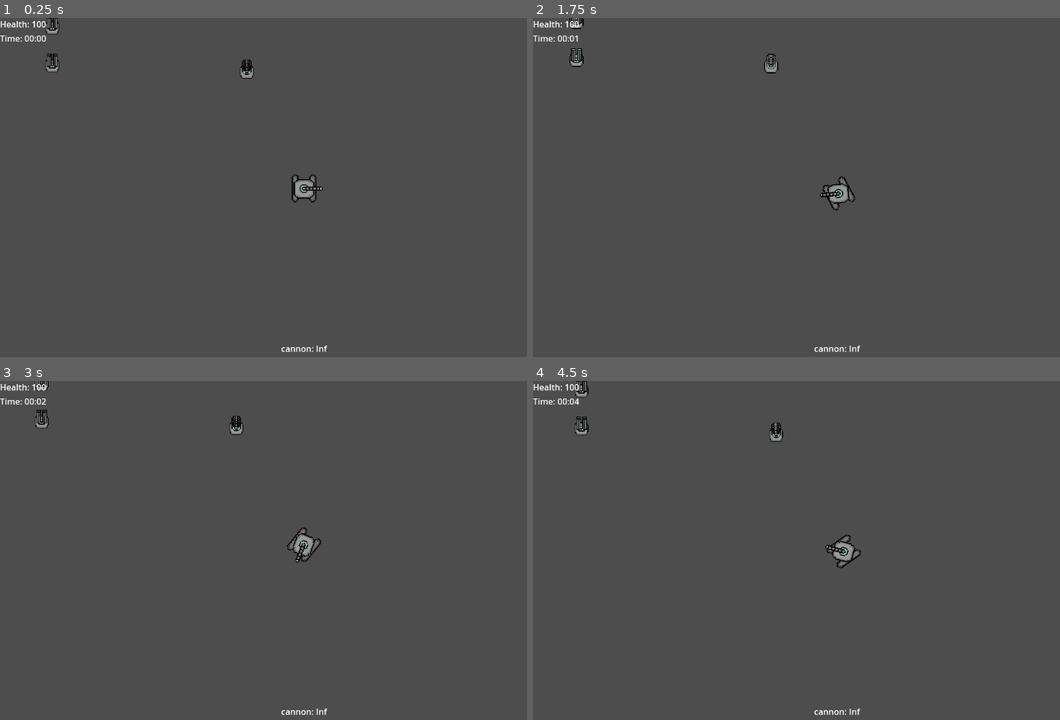
Above: before the commit, frames 1-4 (two rows, left to right).
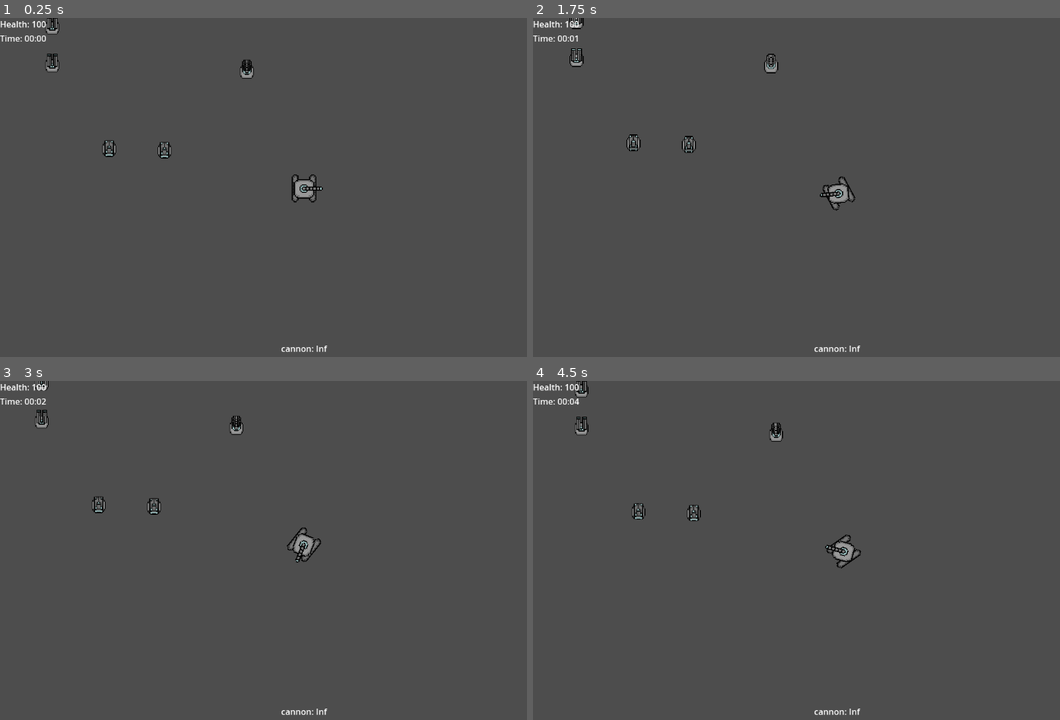
Above: after the commit, the same moments.

Repository: ThomasRieger/Godot_Red-Planet
Game: Godot game, scene res://main.tscn
The game is run twice, just before and just after one commit, with the same random seed, the same clock (stepped at 60 frames per second) and the same inputs. The engine's default icon, where the game draws it, is replaced by a stand-in: a white triangle on a blue panel in a dark square.
Inputs (mouse positions are in pixels of both pictures, inside the frame that each line leads up to):
- Up to frame 1 (0.25 s): no input
- Up to frame 2 (1.75 s): tap Enter at 0.5 s; move the mouse to (970, 170) at 0.52 s; tap A (a) at 0.6 s; click (970, 170) at 0.67 s; tap D (d) at 0.8, 1.35 s; move the mouse to (717, 204) at 1.27 s; click (717, 204) at 1.42 s; tap S (s) at 1.55 s
- Up to frame 3 (3 s): move the mouse to (363, 475) at 2.02 s; tap S (s) at 2.1 s; click (363, 475) at 2.17 s; tap W (w) at 2.3, 2.85 s; move the mouse to (274, 618) at 2.77 s; click (274, 618) at 2.92 s
- Up to frame 4 (4.5 s): tap A (a) at 3.05, 3.6 s; move the mouse to (1017, 601) at 3.52 s; click (1017, 601) at 3.67 s; tap D (d) at 3.8, 4.35 s; move the mouse to (654, 499) at 4.27 s; click (654, 499) at 4.42 s

The runs differ from the first frame. In frame 1, 0.2% of the frame differs, in the area x 19-33%, y 36-42%; in frame 2, 0.2%, in the area x 17-31%, y 34-40%; in frame 3, 0.2%; in frame 4, 0.2%.

Commit message:
add RocketCannon and Dummy

Diff:
--- /dev/null
+++ b/Enemy/DummyEnemy.gd
@@ -0,0 +1,14 @@
+extends Area2D
+
+var health = 100
+
+func _ready():
+	add_to_group("enemy")  # Ensure the enemy is in the "enemy" group
+	print("DummyEnemy added to group 'enemy' at position: ", global_position)
+
+func take_damage(damage: int):
+	health -= damage
+	print("DummyEnemy took ", damage, " damage. Remaining health: ", health)
+	if health <= 0:
+		print("DummyEnemy destroyed!")
+		queue_free()
--- /dev/null
+++ b/Enemy/DummyEnemy.tscn
@@ -0,0 +1,18 @@
+[gd_scene load_steps=4 format=3 uid="uid://jofauxsyugnm"]
+
+[ext_resource type="Texture2D" uid="uid://df8res1ykqdc4" path="res://icon.svg" id="1_te4ga"]
+[ext_resource type="Script" uid="uid://thrkiqtcohbp" path="res://Enemy/DummyEnemy.gd" id="1_u8rfm"]
+
+[sub_resource type="CapsuleShape2D" id="CapsuleShape2D_u8rfm"]
+
+[node name="DummyEnemy" type="Area2D"]
+collision_layer = 2
+collision_mask = 4
+script = ExtResource("1_u8rfm")
+
+[node name="Sprite2D" type="Sprite2D" parent="."]
+scale = Vector2(0.1875, 0.234375)
+texture = ExtResource("1_te4ga")
+
+[node name="CollisionShape2D" type="CollisionShape2D" parent="."]
+shape = SubResource("CapsuleShape2D_u8rfm")
--- a/Player.gd
+++ b/Player.gd
@@ -7,8 +7,8 @@
 @onready var machine_gun_sprite = $Head/MachineGunSprite
 @onready var shotgun_sprite = $Head/ShotgunSprite
 @onready var lazer_cannon_sprite = $Head/LazerSprite
+@onready var rocket_cannon_sprite = $Head/RocketCannonSprite  # New rocket cannon sprite
 @onready var bullet_spawn_point = $Head/BulletSpawnPoint
-
 var health = 100
 var weapons = [
 	{"name": "cannon", "ammo": -1},
@@ -20,10 +20,12 @@
 var current_weapon = 0
 var bullet_scene = preload("res://Weapon/Bullet.tscn")
 var lazer_scene = preload("res://Weapon/Lazer.tscn")
+var rocket_scene = preload("res://Weapon/Rocket.tscn")  # New rocket scene
 var can_shoot = true
-var shoot_cooldown = 1.0
-var machine_gun_cooldown = 0.1
-var lazer_cannon_cooldown = 1.5
+var shoot_cooldown = 1.0  # Cooldown for cannon and shotgun
+var machine_gun_cooldown = 0.1  # Faster cooldown for machine gun
+var lazer_cannon_cooldown = 1.5  # Cooldown for lazer cannon
+var rocket_cannon_cooldown = 2.0  # Slower cooldown for rocket cannon
 var is_shooting = false
 
 signal weapon_changed(slot, weapon_name, ammo)
@@ -164,11 +166,9 @@
 		can_shoot = true
 
 	elif weapons[current_weapon]["name"] == "lazer_cannon" and weapons[current_weapon]["ammo"] > 0:
-		# Lazer cannon: straight, long beam, mid-range (400 pixels), 0.5 seconds
 		var lazer = lazer_scene.instantiate()
-		var direction_to_mouse = (get_global_mouse_position() - cannon.global_position).normalized()
 		lazer.position = bullet_spawn_point.global_position
-		lazer.rotation = direction_to_mouse.angle()  # Align with mouse direction
+		lazer.rotation = cannon.rotation
 		lazer.damage = 20
 		get_parent().add_child(lazer)
 
@@ -185,6 +185,29 @@
 
 		can_shoot = false
 		await get_tree().create_timer(lazer_cannon_cooldown).timeout
+		can_shoot = true
+
+	elif weapons[current_weapon]["name"] == "rocket_cannon" and weapons[current_weapon]["ammo"] > 0:
+		# Rocket cannon: mid-speed projectile, explodes on impact, 40 damage, 2-second cooldown
+		var rocket = rocket_scene.instantiate()
+		rocket.position = bullet_spawn_point.global_position
+		rocket.direction = (get_global_mouse_position() - global_position).normalized()
+		rocket.damage = 40
+		get_parent().add_child(rocket)
+
+		weapons[current_weapon]["ammo"] -= 1
+		emit_signal("weapon_changed", current_weapon, weapons[current_weapon]["name"], weapons[current_weapon]["ammo"])
+
+		if weapons[current_weapon]["ammo"] <= 0:
+			weapons[current_weapon] = {"name": "Empty", "ammo": 0}
+			emit_signal("weapon_changed", current_weapon, weapons[current_weapon]["name"], weapons[current_weapon]["ammo"])
+			current_weapon = 0
+			update_weapon_sprite()
+			emit_signal("weapon_changed", current_weapon, weapons[current_weapon]["name"], weapons[current_weapon]["ammo"])
+			return
+
+		can_shoot = false
+		await get_tree().create_timer(rocket_cannon_cooldown).timeout
 		can_shoot = true
 
 func update_weapon_sprite():
@@ -192,11 +215,12 @@
 	machine_gun_sprite.visible = weapons[current_weapon]["name"] == "machine_gun"
 	shotgun_sprite.visible = weapons[current_weapon]["name"] == "shotgun"
 	lazer_cannon_sprite.visible = weapons[current_weapon]["name"] == "lazer_cannon"
+	rocket_cannon_sprite.visible = weapons[current_weapon]["name"] == "rocket_cannon"
 
 func pickup_weapon(weapon_name: String, ammo: int):
 	for i in range(1, weapons.size()):
 		if weapons[i]["name"] == weapon_name:
-			weapons[i]["ammo"] = 100 if weapon_name == "machine_gun" else 50 if weapon_name == "shotgun" else 20
+			weapons[i]["ammo"] = 100 if weapon_name == "machine_gun" else 50 if weapon_name == "shotgun" else 20 if weapon_name == "lazer_cannon" else 25  # Refill to base ammo
 			current_weapon = i
 			update_weapon_sprite()
 			emit_signal("weapon_changed", current_weapon, weapons[current_weapon]["name"], weapons[current_weapon]["ammo"])
--- a/Player.tscn
+++ b/Player.tscn
@@ -39,10 +39,12 @@
 
 [node name="CharacterBody2D" type="CharacterBody2D"]
 rotation = 1.5708
-collision_mask = 2
+collision_layer = 8
+collision_mask = 3
 script = ExtResource("1_kpjcp")
 
 [node name="CollisionShape2D" type="CollisionShape2D" parent="."]
+scale = Vector2(0.770086, 0.830476)
 shape = SubResource("RectangleShape2D_7dm0k")
 
 [node name="Wheel" type="AnimatedSprite2D" parent="."]
@@ -83,6 +85,15 @@
 vframes = 2
 frame = 1
 
+[node name="RocketCannonSprite" type="Sprite2D" parent="Head"]
+visible = false
+position = Vector2(1.22236e-11, 0)
+scale = Vector2(0.68, 0.74)
+texture = ExtResource("4_cxr5p")
+hframes = 5
+vframes = 2
+frame = 4
+
 [node name="ShotgunSprite" type="Sprite2D" parent="Head"]
 visible = false
 position = Vector2(7.27596e-12, 0)
@@ -93,4 +104,4 @@
 frame = 2
 
 [node name="BulletSpawnPoint" type="Marker2D" parent="Head"]
-position = Vector2(-2.53399e-05, -7)
+position = Vector2(-3.98199e-05, -11)
--- a/Bullet.gd
+++ b/Weapon/Bullet.gd
@@ -16,4 +16,8 @@
 	position += direction * speed * delta
 
 func _on_body_entered(body):
+	print("Bullet collided with: ", body.name)
+	if body.is_in_group("enemy"):
+		print("Bullet hit enemy, dealing ", damage, " damage")
+		body.take_damage(damage)
 	queue_free()
--- a/Weapon/Bullet.tscn
+++ b/Weapon/Bullet.tscn
@@ -1,6 +1,6 @@
 [gd_scene load_steps=4 format=3 uid="uid://c3fk7iilr0d4d"]
 
-[ext_resource type="Script" uid="uid://oco0nsnjtuvq" path="res://Bullet.gd" id="1_higbx"]
+[ext_resource type="Script" uid="uid://oco0nsnjtuvq" path="res://Weapon/Bullet.gd" id="1_higbx"]
 [ext_resource type="Texture2D" uid="uid://djj8d145crtqg" path="res://Assets/rp_gun_bullet.png" id="2_gxusm"]
 
 [sub_resource type="CapsuleShape2D" id="CapsuleShape2D_gxusm"]
@@ -9,6 +9,7 @@
 
 [node name="Bullet" type="Area2D"]
 rotation = 1.5708
+collision_layer = 4
 collision_mask = 2
 script = ExtResource("1_higbx")
 
--- /dev/null
+++ b/Weapon/Explosion.gd
@@ -0,0 +1,20 @@
+extends Area2D
+
+var damage = 40
+var lifetime = 0.2
+
+func _ready():
+	print("Explosion at: ", global_position)
+	for body in get_overlapping_bodies():
+		print("Explosion overlapping with: ", body.name)
+		if body.is_in_group("enemy"):
+			print("Explosion hit enemy, dealing ", damage, " damage")
+			body.take_damage(damage)
+	await get_tree().create_timer(lifetime).timeout
+	queue_free()
+
+func _on_body_entered(body):
+	print("Explosion collided with: ", body.name)
+	if body.is_in_group("enemy"):
+		print("Explosion hit enemy, dealing ", damage, " damage")
+		body.take_damage(damage)
--- /dev/null
+++ b/Weapon/Explosion.tscn
@@ -0,0 +1,20 @@
+[gd_scene load_steps=4 format=3 uid="uid://b1antcebpslxu"]
+
+[ext_resource type="Texture2D" uid="uid://df8res1ykqdc4" path="res://icon.svg" id="1_qjags"]
+[ext_resource type="Script" uid="uid://0yj272admvxb" path="res://Weapon/Explosion.gd" id="1_y56e4"]
+
+[sub_resource type="CircleShape2D" id="CircleShape2D_y56e4"]
+
+[node name="Explosion" type="Area2D"]
+collision_layer = 4
+collision_mask = 2
+script = ExtResource("1_y56e4")
+
+[node name="CollisionShape2D" type="CollisionShape2D" parent="."]
+shape = SubResource("CircleShape2D_y56e4")
+
+[node name="Sprite2D" type="Sprite2D" parent="."]
+scale = Vector2(0.140625, 0.140625)
+texture = ExtResource("1_qjags")
+
+[connection signal="body_entered" from="." to="." method="_on_body_entered"]
--- a/Weapon/Lazer.gd
+++ b/Weapon/Lazer.gd
@@ -1,9 +1,14 @@
 extends Area2D
 
-var damage = 20  # Damage per hit
-var lifetime = 0.5  # Appears for 0.5w seconds
+var damage = 20
+var lifetime = 0.5
 @onready var sprite = $Sprite2D
 
 func _ready():
+	for body in get_overlapping_bodies():
+		print("Lazer overlapping with: ", body.name)
+		if body.is_in_group("enemy"):
+			print("Lazer hit enemy, dealing ", damage, " damage")
+			body.take_damage(damage)
 	await get_tree().create_timer(lifetime).timeout
 	queue_free()
--- a/Weapon/Lazer.tscn
+++ b/Weapon/Lazer.tscn
@@ -7,6 +7,8 @@
 size = Vector2(121, 2)
 
 [node name="Lazer" type="Area2D"]
+collision_layer = 4
+collision_mask = 2
 script = ExtResource("1_7emi2")
 
 [node name="CollisionShape2D" type="CollisionShape2D" parent="."]
--- a/Weapon/LazerCannonPickup.tscn
+++ b/Weapon/LazerCannonPickup.tscn
@@ -7,6 +7,8 @@
 radius = 5.0
 
 [node name="LazerCannonPickup" type="Area2D"]
+collision_layer = 9
+collision_mask = 8
 script = ExtResource("1_eu423")
 
 [node name="CollisionShape2D" type="CollisionShape2D" parent="."]
--- a/Weapon/MachineGunPickup.tscn
+++ b/Weapon/MachineGunPickup.tscn
@@ -7,6 +7,8 @@
 radius = 5.0
 
 [node name="MachineGunPickup" type="Area2D"]
+collision_layer = 9
+collision_mask = 8
 script = ExtResource("1_uf4bf")
 
 [node name="CollisionShape2D" type="CollisionShape2D" parent="."]
--- /dev/null
+++ b/Weapon/Rocket.gd
@@ -0,0 +1,25 @@
+extends Area2D
+
+var speed = 300
+var direction = Vector2.ZERO
+var damage = 40
+@onready var sprite = $Sprite2D
+var explosion_scene = preload("res://Weapon/Explosion.tscn")
+
+func _ready():
+	if direction != Vector2.ZERO:
+		rotation = direction.angle() + deg_to_rad(90)  # Add 90 degrees to the rotation
+
+func _physics_process(delta):
+	position += direction * speed * delta
+
+func _on_body_entered(body):
+	print("Rocket collided with: ", body.name)
+	if body.is_in_group("enemy"):
+		print("Rocket hit enemy, dealing ", damage, " damage")
+		body.take_damage(damage)
+	var explosion = explosion_scene.instantiate()
+	explosion.position = global_position
+	explosion.damage = damage
+	get_parent().add_child(explosion)
+	queue_free()
--- /dev/null
+++ b/Weapon/Rocket.tscn
@@ -0,0 +1,28 @@
+[gd_scene load_steps=4 format=3 uid="uid://coq8cw22dcpc6"]
+
+[ext_resource type="Texture2D" uid="uid://djj8d145crtqg" path="res://Assets/rp_gun_bullet.png" id="1_jv3d5"]
+[ext_resource type="Script" uid="uid://byp4amnm2mf1h" path="res://Weapon/Rocket.gd" id="1_k82pl"]
+
+[sub_resource type="CapsuleShape2D" id="CapsuleShape2D_k82pl"]
+radius = 1.0
+height = 2.0
+
+[node name="Rocket" type="Area2D"]
+collision_layer = 4
+collision_mask = 2
+script = ExtResource("1_k82pl")
+
+[node name="CollisionShape2D" type="CollisionShape2D" parent="."]
+position = Vector2(-2.22557e-07, -5)
+rotation = -3.12895
+shape = SubResource("CapsuleShape2D_k82pl")
+
+[node name="Sprite2D" type="Sprite2D" parent="."]
+scale = Vector2(0.502062, 0.604126)
+texture = ExtResource("1_jv3d5")
+offset = Vector2(-0.0477245, -5.03451)
+hframes = 5
+vframes = 2
+frame = 5
+
+[connection signal="body_entered" from="." to="." method="_on_body_entered"]
--- /dev/null
+++ b/Weapon/RocketCannonPickup.gd
@@ -0,0 +1,9 @@
+extends Area2D
+
+func _ready():
+	connect("body_entered", _on_body_entered)
+
+func _on_body_entered(body):
+	if body.is_in_group("player"):
+		body.pickup_weapon("rocket_cannon", 25)  # Give rocket cannon with 25 ammo
+		queue_free()
--- /dev/null
+++ b/Weapon/RocketCannonPickup.tscn
@@ -0,0 +1,26 @@
+[gd_scene load_steps=4 format=3 uid="uid://dt1hc3ynmeguy"]
+
+[ext_resource type="Script" uid="uid://byl0fgfnbu8bf" path="res://Weapon/RocketCannonPickup.gd" id="1_4y3f5"]
+[ext_resource type="Texture2D" uid="uid://ct5kfrmpuu26a" path="res://Assets/rp_gun_bullet (1).png" id="2_45nb0"]
+
+[sub_resource type="CircleShape2D" id="CircleShape2D_qfp8v"]
+radius = 5.0
+
+[node name="RocketCannonPickup" type="Area2D"]
+collision_layer = 9
+collision_mask = 8
+script = ExtResource("1_4y3f5")
+
+[node name="CollisionShape2D" type="CollisionShape2D" parent="."]
+shape = SubResource("CircleShape2D_qfp8v")
+
+[node name="Sprite2D" type="Sprite2D" parent="."]
+position = Vector2(28, 8)
+scale = Vector2(0.483398, 0.483398)
+texture = ExtResource("2_45nb0")
+offset = Vector2(-57.9232, -16.5495)
+hframes = 5
+vframes = 2
+frame = 4
+
+[connection signal="body_entered" from="." to="." method="_on_body_entered"]
--- a/Weapon/ShotgunPickup.tscn
+++ b/Weapon/ShotgunPickup.tscn
@@ -7,6 +7,8 @@
 radius = 5.0
 
 [node name="ShotgunPickup" type="Area2D"]
+collision_layer = 9
+collision_mask = 8
 script = ExtResource("1_n4aqm")
 
 [node name="CollisionShape2D" type="CollisionShape2D" parent="."]
--- a/main.tscn
+++ b/main.tscn
@@ -6,6 +6,8 @@
 [ext_resource type="PackedScene" uid="uid://b2qi6u0yrwvpe" path="res://Weapon/MachineGunPickup.tscn" id="4_1bvp3"]
 [ext_resource type="PackedScene" uid="uid://ixgjtsijh25r" path="res://Weapon/ShotgunPickup.tscn" id="5_lquwl"]
 [ext_resource type="PackedScene" uid="uid://dxkftuipdsi3t" path="res://Weapon/LazerCannonPickup.tscn" id="6_7mycd"]
+[ext_resource type="PackedScene" uid="uid://dt1hc3ynmeguy" path="res://Weapon/RocketCannonPickup.tscn" id="7_272bh"]
+[ext_resource type="PackedScene" uid="uid://jofauxsyugnm" path="res://Enemy/DummyEnemy.tscn" id="8_5vw27"]
 
 [sub_resource type="TileSetAtlasSource" id="TileSetAtlasSource_1bvp3"]
 texture = ExtResource("3_h2yge")
@@ -88,3 +90,12 @@
 
 [node name="LazerCannonPickup2" parent="." instance=ExtResource("6_7mycd")]
 position = Vector2(6, -53)
+
+[node name="RocketCannonPickup" parent="." instance=ExtResource("7_272bh")]
+position = Vector2(-23, 75)
+
+[node name="RocketCannonPickup2" parent="." instance=ExtResource("7_272bh")]
+position = Vector2(12, 76)
+
+[node name="DummyEnemy" parent="." groups=["enemy"] instance=ExtResource("8_5vw27")]
+position = Vector2(-74, -51)
--- a/project.godot
+++ b/project.godot
@@ -40,7 +40,10 @@
 
 [layer_names]
 
-2d_physics/layer_1="Pickups"
+2d_physics/layer_1="World"
+2d_physics/layer_2="Enemy"
+2d_physics/layer_3="Attack"
+2d_physics/layer_4="Player"
 
 [rendering]
 
Not shown, added: Enemy/DummyEnemy.gd.uid
Renamed: Bullet.gd.uid -> Weapon/Bullet.gd.uid
Not shown, added: Weapon/Explosion.gd.uid
Not shown, added: Weapon/Rocket.gd.uid
Not shown, added: Weapon/RocketCannonPickup.gd.uid
Not shown: 1 places in main.tscn that only renumber resources
